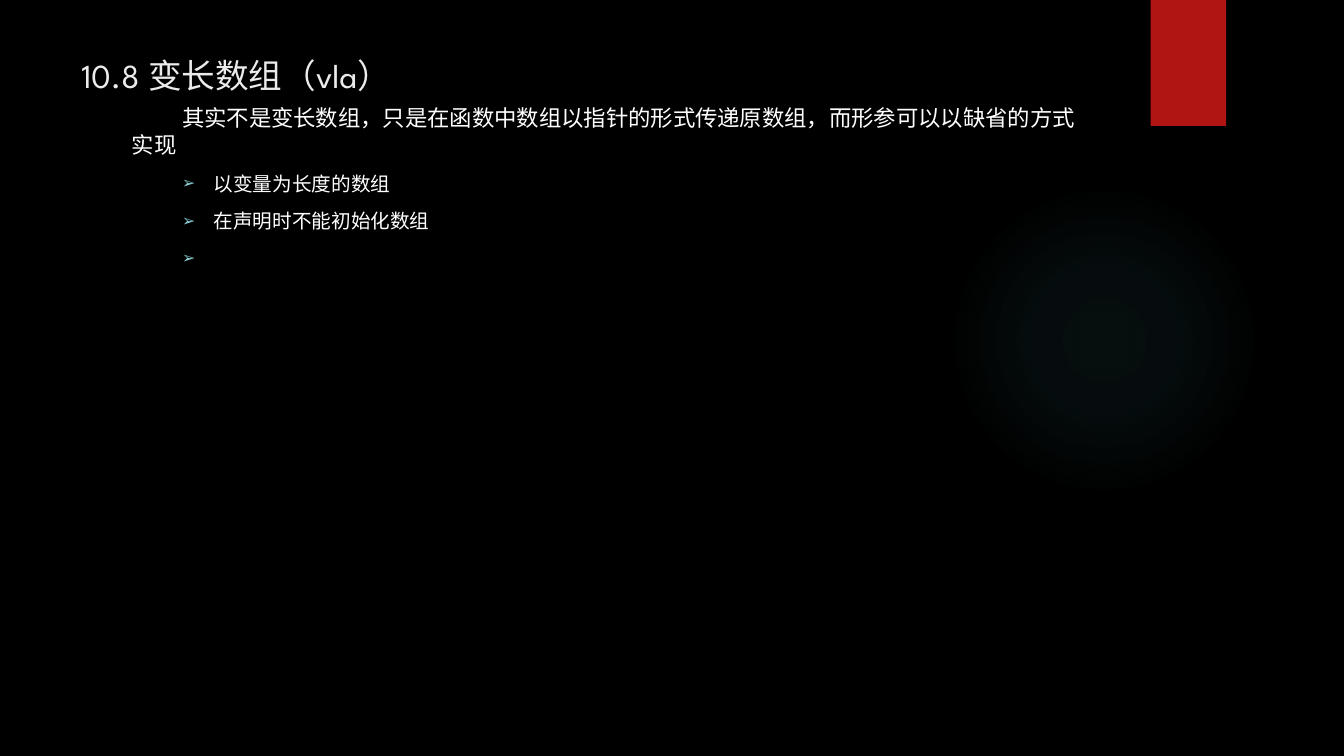
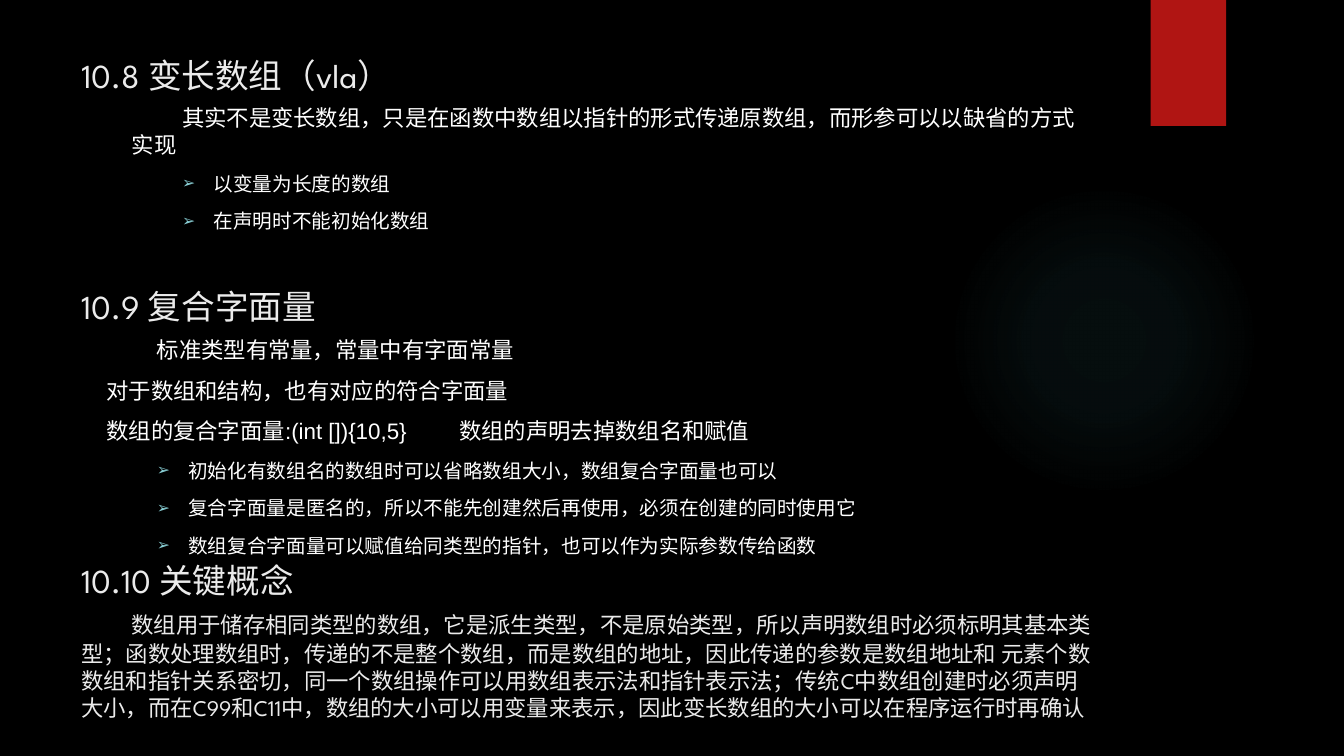
Before and after one commit to tsyin/c_ppt-code, a slide deck: slide 12 of 10数组和指针.pptx. Drawn at 1344x756 pixels with LibreOffice and Linux fonts; fonts in the diff are those of the drawing; background and template pictures are left out. Boxes give left, top, right and bottom in pixels: in the first picture for what was removed or moved away, otherwise in the second. Text is boxed around its words. In the diff, an @@ line names an element or a change of style, - is before the commit and + after.

```diff
--- a/10数组和指针.pptx
+++ b/10数组和指针.pptx
@@ text added at bbox=[81, 290, 316, 322], 24 pt, text #EBEBEB @@
+10.9 复合字面量
@@ text added at bbox=[106, 339, 856, 555], 14 pt, text #FFFFFF @@
+标准类型有常量，常量中有字面常量
+对于数组和结构，也有对应的符合字面量
+数组的复合字面量:(int []){10,5} 数组的声明去掉数组名和赋值
+  ➢ 初始化有数组名的数组时可以省略数组大小，数组复合字面量也可以
+  ➢ 复合字面量是匿名的，所以不能先创建然后再使用，必须在创建的同时使用它
+  ➢ 数组复合字面量可以赋值给同类型的指针，也可以作为实际参数传给函数
@@ text added at bbox=[81, 564, 1092, 718], 16 pt, text #EBEBEB @@
+10.10 关键概念
+数组用于储存相同类型的数组，它是派生类型，不是原始类型，所以声明数组时必须标明其基本类型；函数处理数组时，传递的不是整个数组，而是数组的地址，因此传递的参数是数组地址和 元素个数
+数组和指针关系密切，同一个数组操作可以用数组表示法和指针表示法；传统C中数组创建时必须声明大小，而在C99和C11中，数组的大小可以用变量来表示，因此变长数组的大小可以在程序运行时再确认
```
Also in this commit, not shown: 3 other files.
